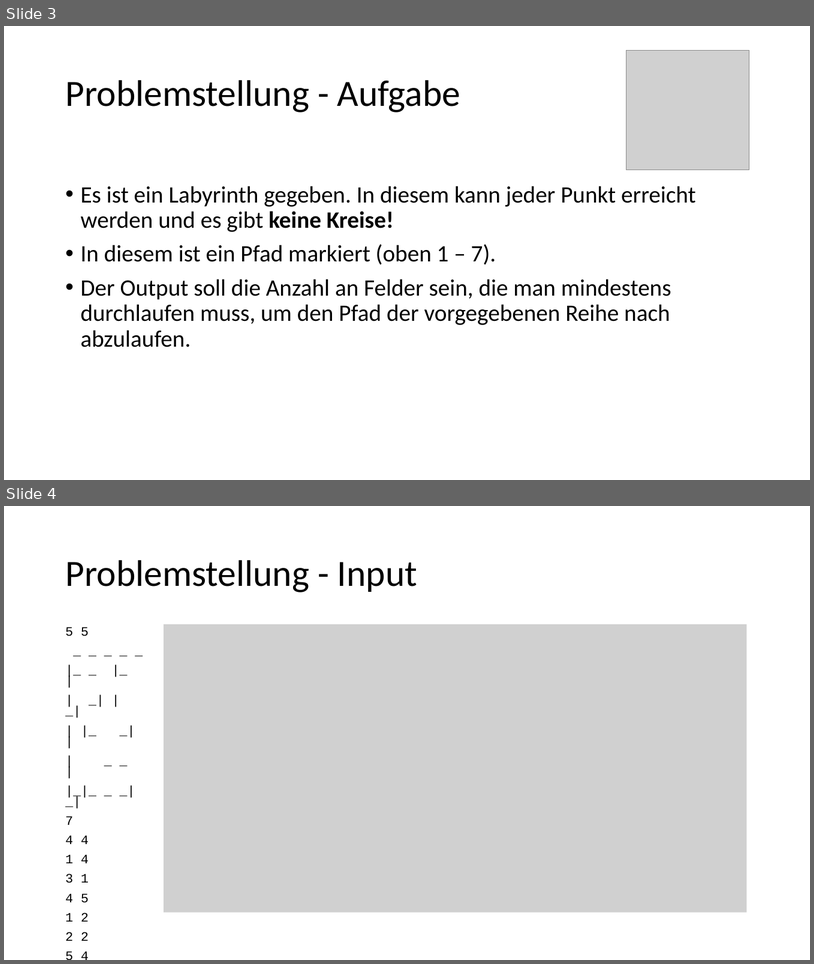
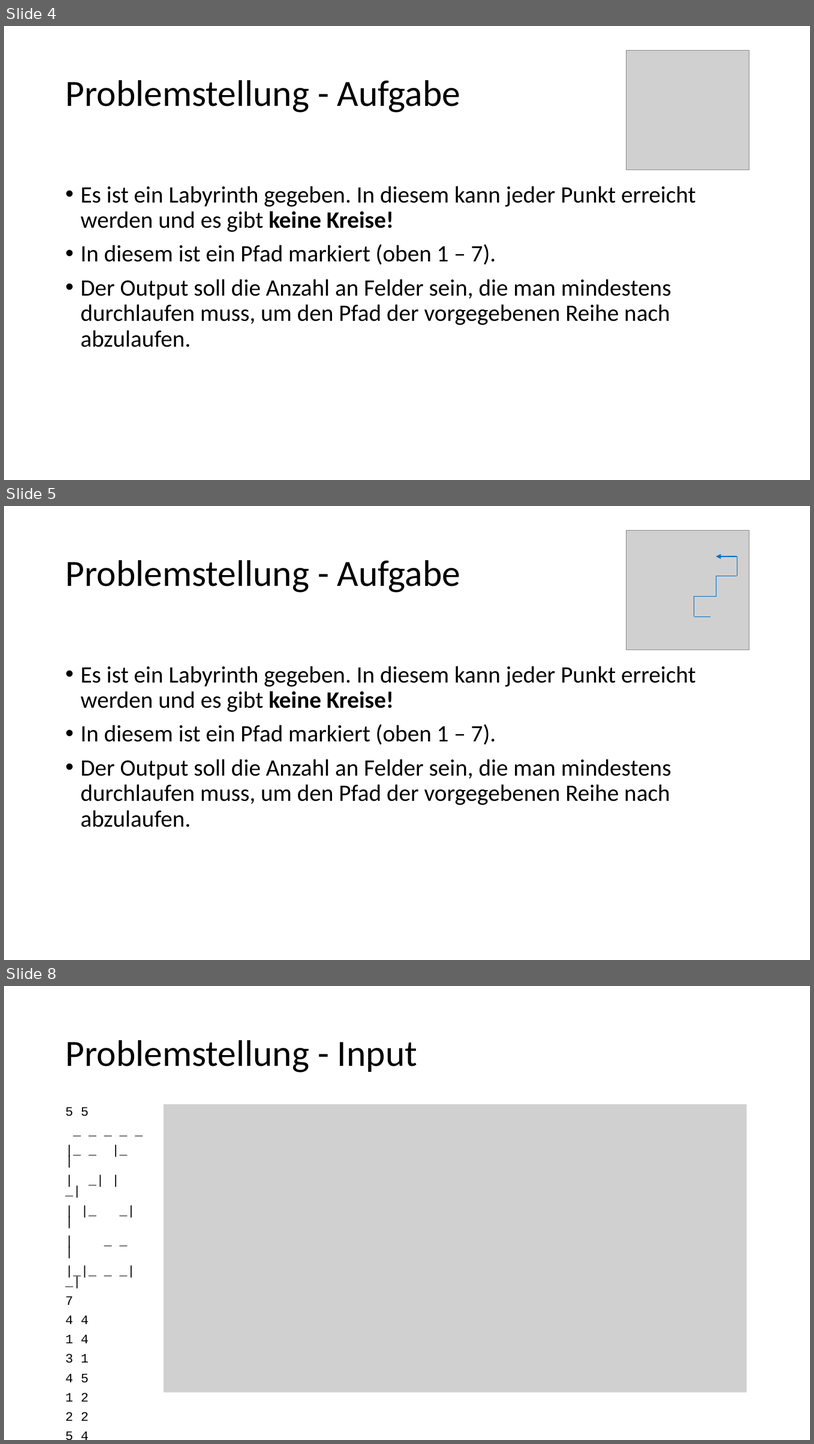
Before and after one commit to EiS94/Programmierwettbewerb, a slide deck: Präsentation/Präsentation.pptx. Shown one above the other, each under a label of ours: slides 3 and 4 before the commit, slides 4, 5 and 8 after it; the slides between them are not shown. The pictures are 814x964 and 814x1444 pixels, drawn with LibreOffice and Linux fonts; fonts in the diff are those of the drawing; grey boxes stand for pictures. Boxes give left, top, right and bottom in pixels: in the first picture for what was removed or moved away, otherwise in the second. Text is boxed around its words. In the diff, an @@ line names an element or a change of style, - is before the commit and + after.

```diff
--- a/Präsentation/Präsentation.pptx
+++ b/Präsentation/Präsentation.pptx
@@ slide 5 added at [4,506,810,960], background #FFFFFF @@
@@ picture added at [626,530,749,650] @@
@@ arrow added from (737, 556) to (717, 556), #0070C0 0.75 pt @@
@@ line added from (737, 556) to (737, 576), #0070C0 0.75 pt @@
@@ title added at [65,560,461,592], 44 pt, text #000000 @@
+Problemstellung - Aufgabe
@@ line added from (717, 576) to (737, 576), #0070C0 0.75 pt @@
@@ line added from (717, 576) to (717, 596), #0070C0 0.75 pt @@
@@ line added from (695, 596) to (717, 596), #0070C0 0.75 pt @@
@@ line added from (695, 596) to (695, 617), #0070C0 0.75 pt @@
@@ line added from (695, 617) to (711, 617), #0070C0 0.75 pt @@
@@ text added at [81,666,696,827], 28 pt, text #000000 @@
+• Es ist ein Labyrinth gegeben. In diesem kann jeder Punkt erreicht werden und es gibt keine Kreise!
+• In diesem ist ein Pfad markiert (oben 1 – 7).
+• Der Output soll die Anzahl an Felder sein, die man mindestens durchlaufen muss, um den Pfad der vorgegebenen Reihe nach abzulaufen.
@@ what was slide 3 is now slide 4 @@
@@ what was slide 4 is now slide 8 @@
```
Also in this commit, not shown: 3 slides changed, 15 other slides added.
